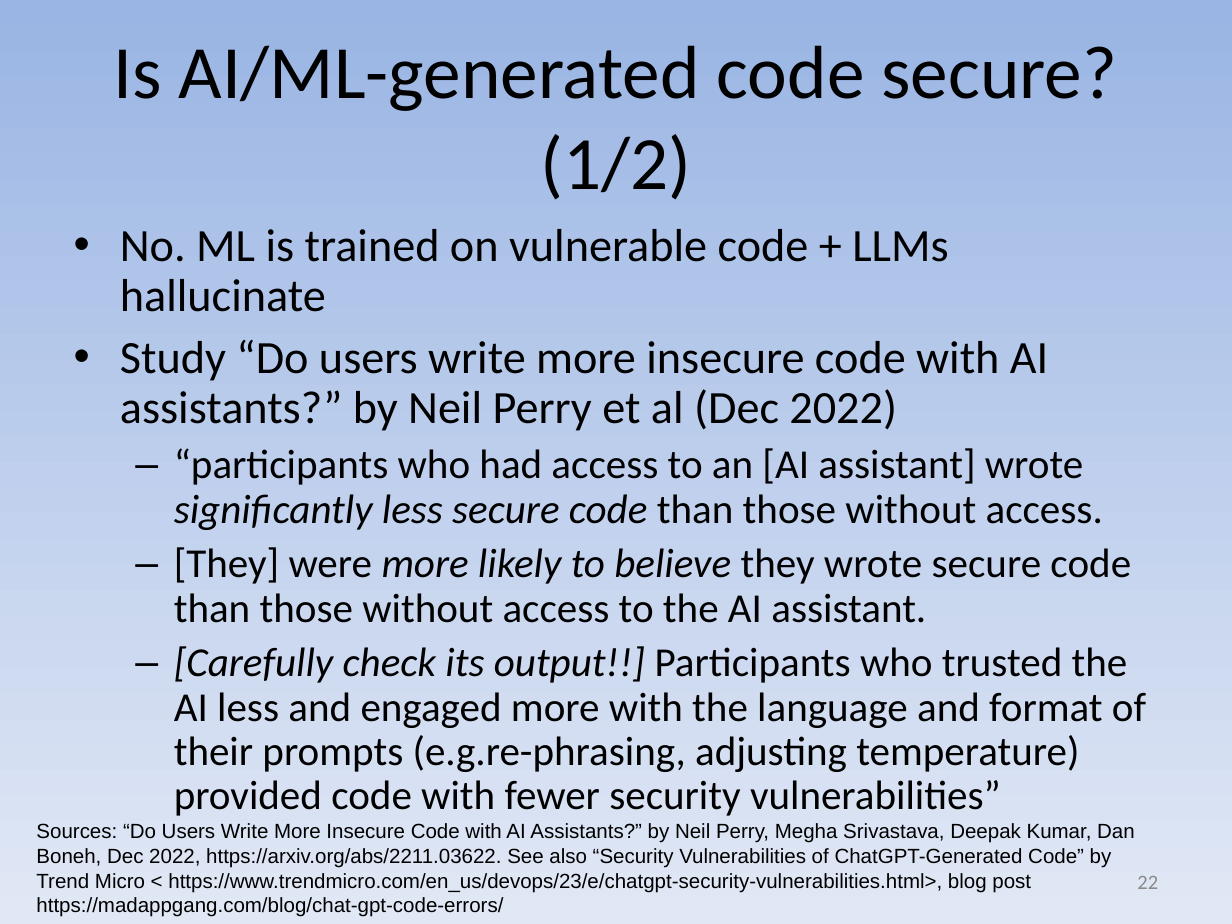
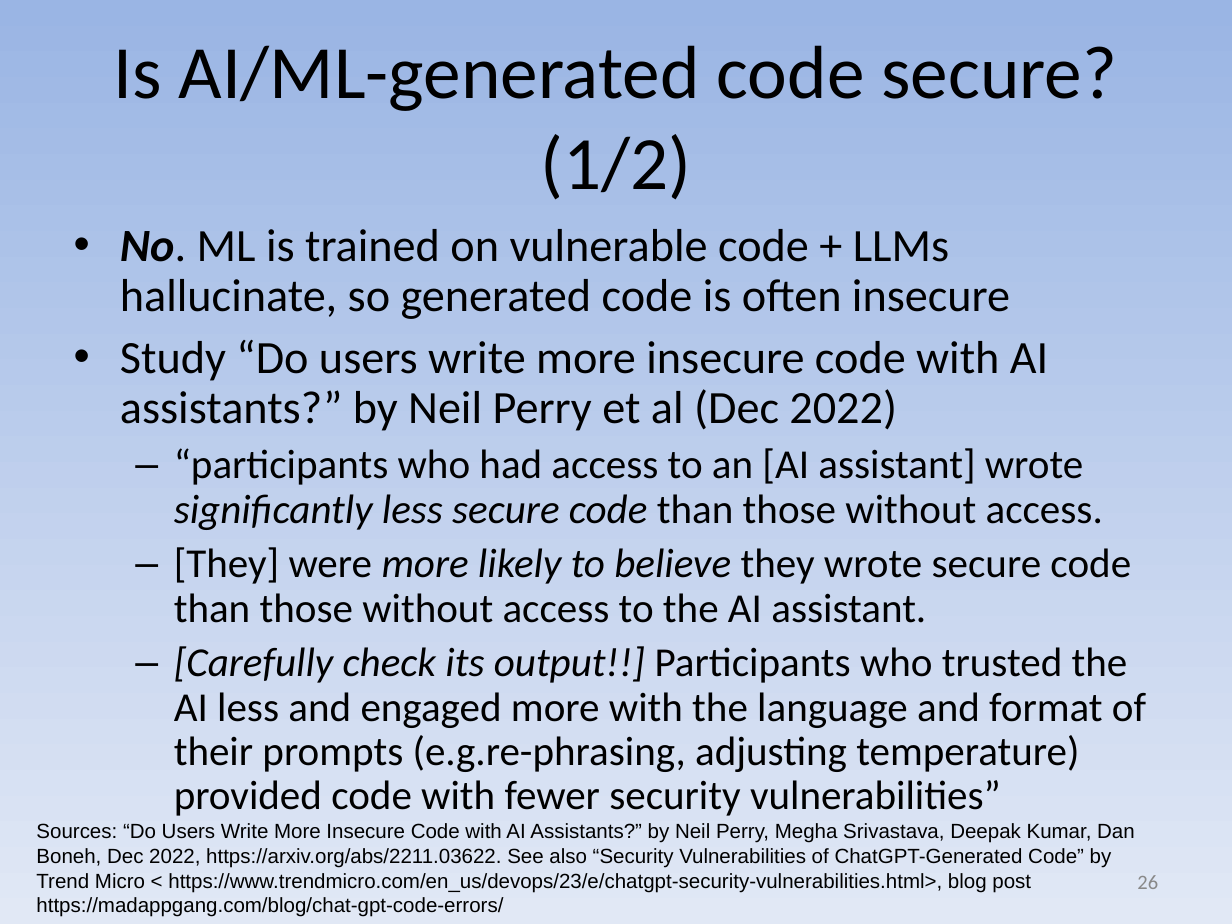
Before and after one commit to david-a-wheeler/david-a-wheeler.github.io, a slide deck: slide 26 of secure-class/presentations/AI-ML-Security.ppt (slide 22 before the commit). Drawn at 1232x924 pixels with LibreOffice and Linux fonts; fonts in the diff are those of the drawing. Boxes give left, top, right and bottom in pixels: in the first picture for what was removed or moved away, otherwise in the second. Text is boxed around its words. In the diff, an @@ line names an element or a change of style, - is before the commit and + after.

```diff
--- a/secure-class/presentations/AI-ML-Security.ppt
+++ b/secure-class/presentations/AI-ML-Security.ppt
@@ text at (x1=120, y1=229, x2=1010, y2=319): text changed @@
-• No. ML is trained on vulnerable code + LLMs hallucinate
+• No. ML is trained on vulnerable code + LLMs hallucinate, so generated code is often insecure
@@ page number at (x1=1137, y1=875, x2=1158, y2=889): text changed @@
-22
+26
```
Also in this commit, not shown: 9 other slides changed, 6 slides added.
